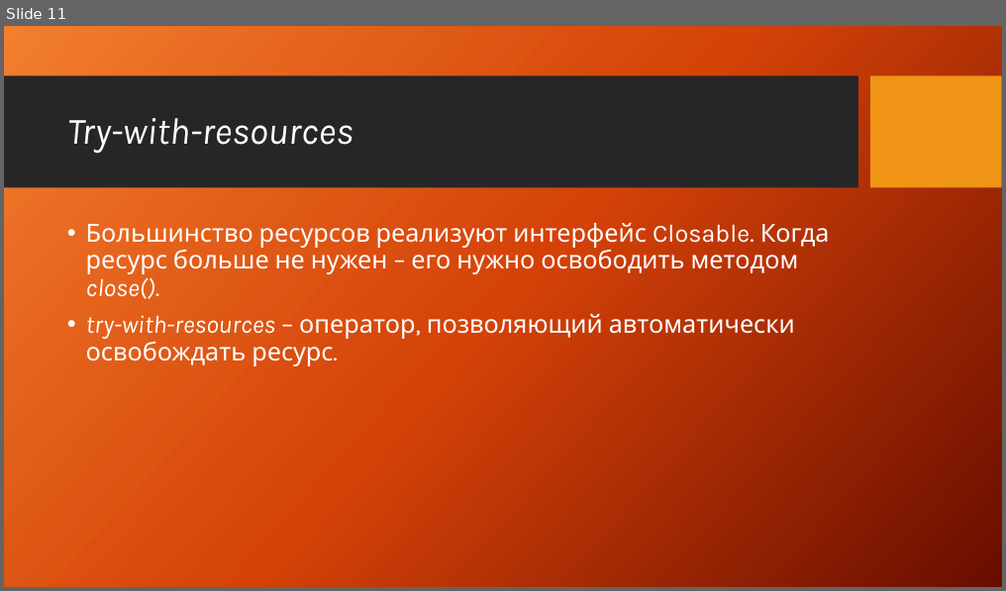
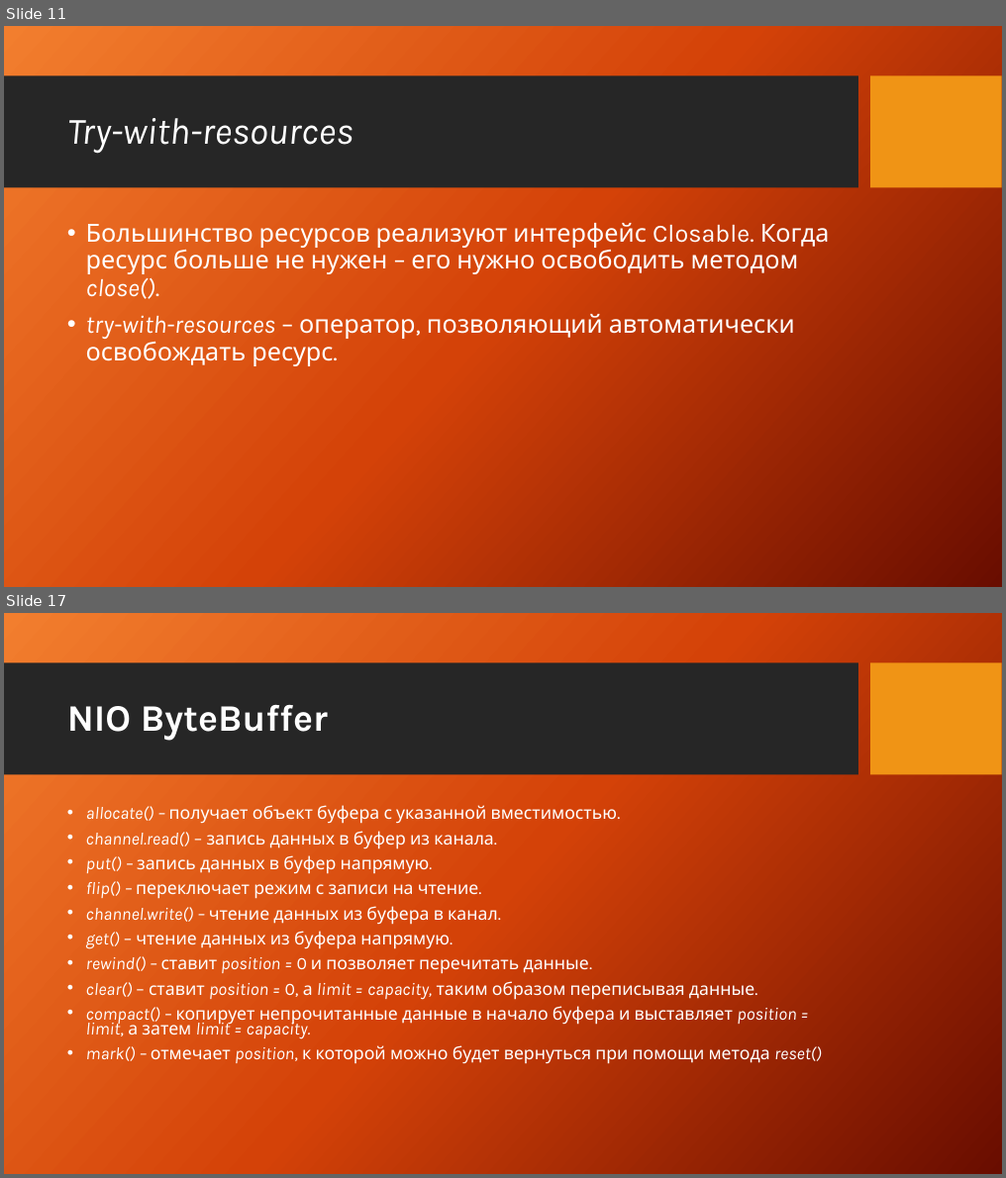
Before and after one commit to XLelarX/Courses, a slide deck: io/presentation.pptx. Shown one above the other, each under a label of ours: slide 11 before the commit, slides 11 and 17 after it; the slides between them are not shown. The pictures are 1006x591 and 1006x1178 pixels, drawn with LibreOffice and Linux fonts; fonts in the diff are those of the drawing; background and template pictures are left out. Boxes give left, top, right and bottom in pixels: in the first picture for what was removed or moved away, otherwise in the second. Text is boxed around its words. In the diff, an @@ line names an element or a change of style, - is before the commit and + after.

```diff
--- a/io/presentation.pptx
+++ b/io/presentation.pptx
@@ slide 17 added at bbox=[4, 613, 1002, 1174], background picture (left out); not listed: 2 template elements that a slide beside it also shows @@
@@ title added at bbox=[67, 704, 328, 740], 36 pt, text #FFFFFF, bold @@
+NIO ByteBuffer
@@ text added at bbox=[86, 805, 822, 1064], 16.8 pt, text #FFFFFF @@
+• allocate() – получает объект буфера с указанной вместимостью.
+• channel.read() – запись данных в буфер из канала.
+• put() – запись данных в буфер напрямую.
+• flip() – переключает режим с записи на чтение.
+• channel.write() – чтение данных из буфера в канал.
+• get() – чтение данных из буфера напрямую.
+• rewind() – ставит position = 0 и позволяет перечитать данные.
+• clear() – ставит position = 0, а limit = capacity, таким образом переписывая данные.
+• compact() – копирует непрочитанные данные в начало буфера и выставляет position = limit, а затем limit = capacity.
+• mark() – отмечает position, к которой можно будет вернуться при помощи метода reset()
```
Also in this commit, not shown: 12 slides changed, 8 other slides added, 4 other files.
